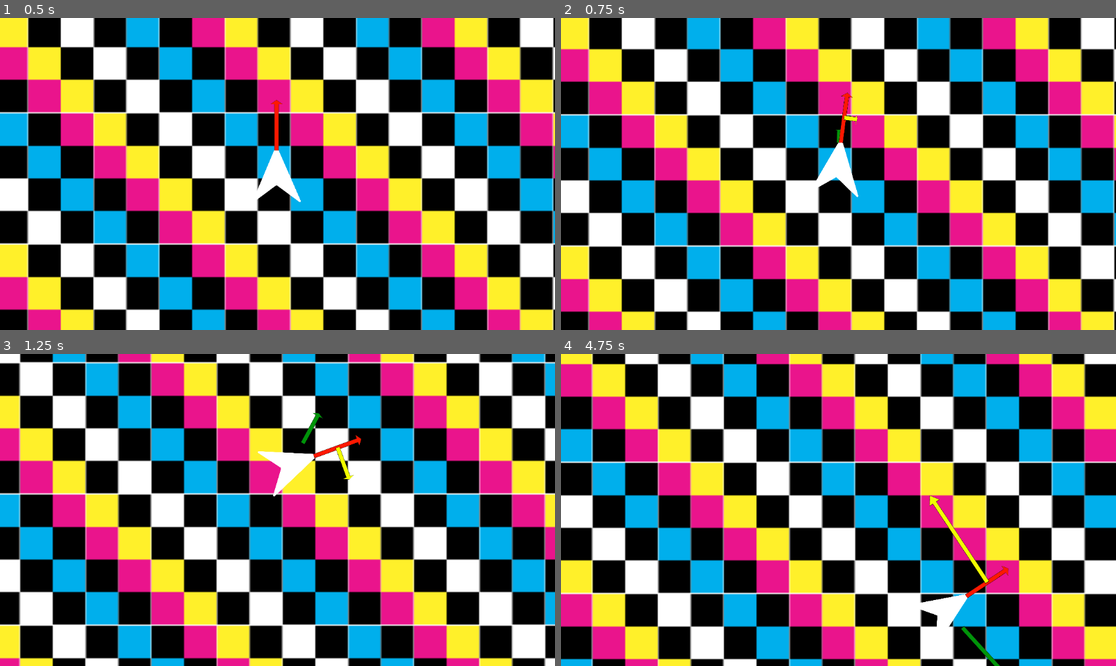
Above: before the commit, frames 1-4 (two rows, left to right).
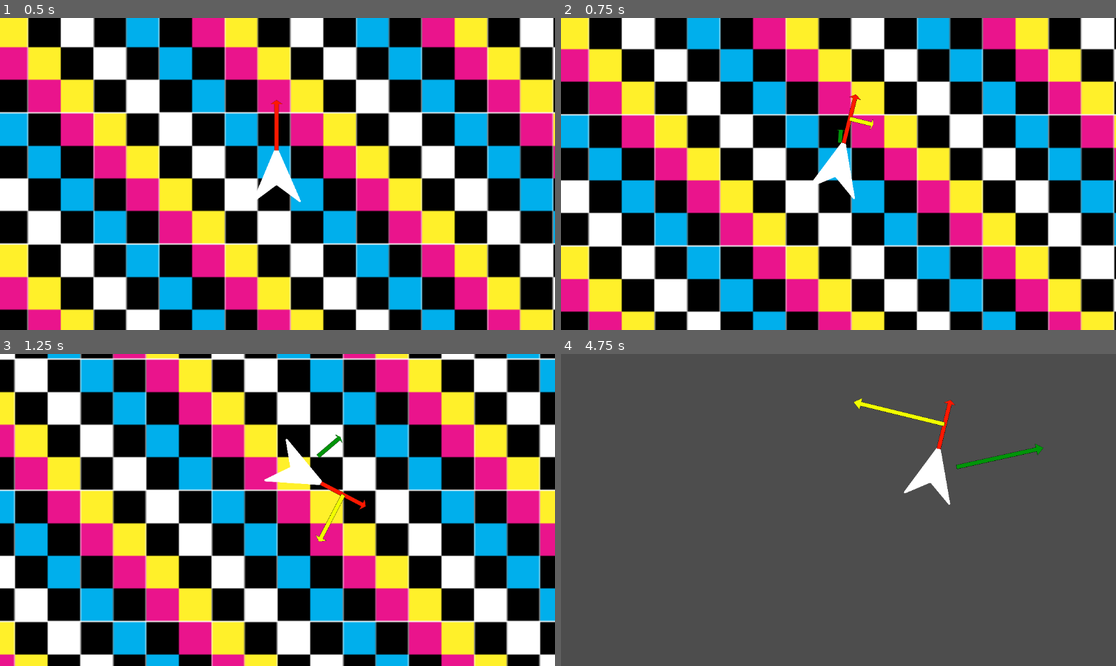
Above: after the commit, the same moments.

Repository: ParadoxArcher/Angle_Advantage
Game: Godot game, scene res://Scenes/GameScene.tscn
Same seed, same stepped clock (60 frames per second), same inputs: the game is played once before the commit and once after it.
Inputs:
- Up to frame 1 (0.5 s): no input
- Up to frame 2 (0.75 s): tap Enter at 0.5 s; hold D (RotateRight) from 0.53 s (still down); hold W (Boost) from 0.53 s (still down)
- Up to frame 3 (1.25 s): keep holding D (RotateRight); keep holding W (Boost)
- Up to frame 4 (4.75 s): release D (RotateRight) at 1.28 s; release W (Boost) at 1.28 s; hold S (Back) 1.28-2.03 s; tap Space (Dodge) at 1.35, 2.85, 4.35 s; hold W (Boost) 2.03-2.78 s; hold D (RotateRight) 2.03-3.53 s; hold W (Boost) 3.53-4.28 s; hold A (RotateLeft) from 3.53 s (still down)

Frame 1 is identical in both runs. In frame 2, 0.5% of the frame differs, in the area x 45-57%, y 23-59%; in frame 3, 34%; in frame 4, 100%, in the area x 0-100%, y 0-100%.

Commit message:
vault backup: 2025-01-11 22:00:32

Diff:
--- a/zProject Files/Godot/Scripts/PlayerScript.gd
+++ b/zProject Files/Godot/Scripts/PlayerScript.gd
@@ -7,7 +7,7 @@
 @export var RotaAccel = [PI/2,  PI/6] # {0: RotaAccel, 1: BaseRotaDecel}
 
 ## Brake Variables
-@export var BrakeDecel = [2.5, 6] # {0: SpeedDecelMultiplier, 1: RotaDecelMultiplier}
+@export var BrakeDecel = [2.5, 2] # {0: SpeedDecelMultiplier, 1: RotaDecelMultiplier}
 
 ##Dodge Variables
 @export var DodgeMaxSpeed = [1.5, 100, -4] # {0: MaxSpeedMultiplier, 1: MaxSpeedDecel, 2: EaseCurve}
@@ -41,7 +41,7 @@
 	if isBraking:
 		RotaDecel = RotaAccel[1] * BrakeDecel[1]
 
-	var CounterSteer = -((RotaSpeed / MaxRota[0]) + MoveInput.x )
+	var CounterSteer = absf((RotaSpeed / MaxRota[0] ) - MoveInput.x)
 	if MoveInput.x != 0:
 		RotaRate = RotaAccel[0] + RotaDecel * CounterSteer # RotaAccel + directional realease friction
 	else:
Not shown, changed: .obsidian/workspace.json
